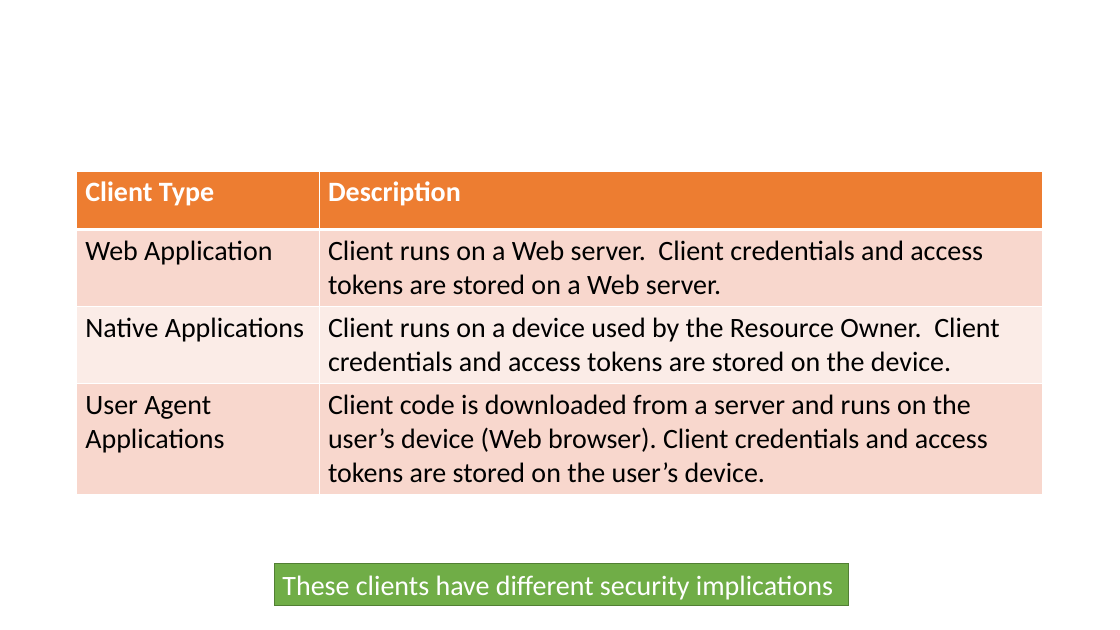
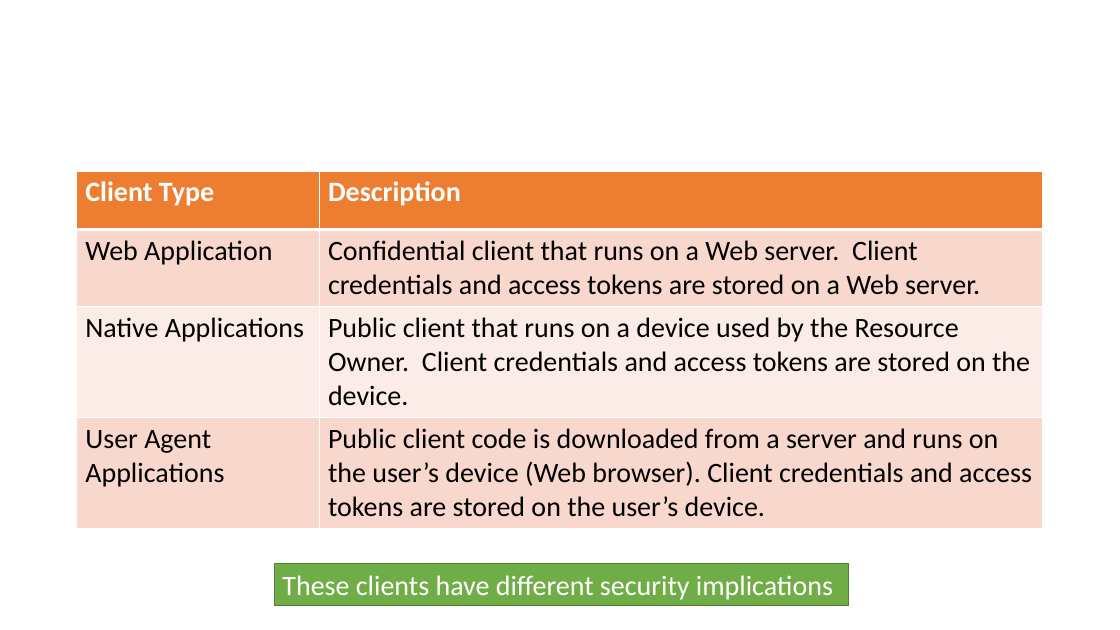
Before and after one commit to airavata-courses/airavata-courses.github.io, a slide deck: slide 19 of fall2017/slides/Fall2017-OAuth2-OIDC.pptx (slide 17 before the commit). Drawn at 1120x630 pixels with LibreOffice and Linux fonts; fonts in the diff are those of the drawing. Boxes give left, top, right and bottom in pixels: in the first picture for what was removed or moved away, otherwise in the second. Text is boxed around its words. In the diff, an @@ line names an element or a change of style, - is before the commit and + after.

Commit message:
OAuth2 lecture slides

```diff
--- a/fall2017/slides/Fall2017-OAuth2-OIDC.pptx
+++ b/fall2017/slides/Fall2017-OAuth2-OIDC.pptx
@@ table at bbox=[77, 171, 1044, 524] @@
-row 2, column 2: Client runs on a Web server. Client credentials and access tokens are stored on a Web server.
+row 2, column 2: Confidential client that runs on a Web server. Client credentials and access tokens are stored on a Web server.
-row 3, column 2: Client runs on a device used by the Resource Owner. Client credentials and access tokens are stored on the device.
+row 3, column 2: Public client that runs on a device used by the Resource Owner. Client credentials and access tokens are stored on the device.
-row 4, column 2: Client code is downloaded from a server and runs on the user’s device (Web browser). Client credentials and access tokens are stored on the user’s device.
+row 4, column 2: Public client code is downloaded from a server and runs on the user’s device (Web browser). Client credentials and access tokens are stored on the user’s device.
```
Also in this commit, not shown: 15 other slides changed, 15 slides added, 1 slide removed, 2 other files.
